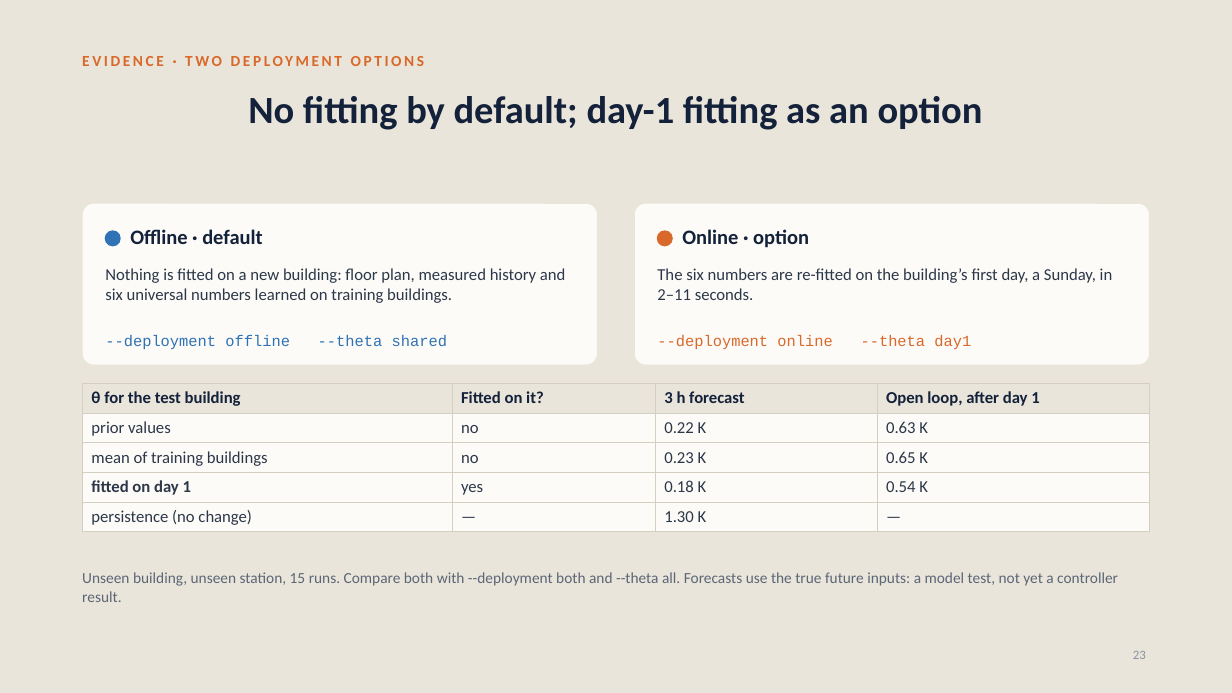
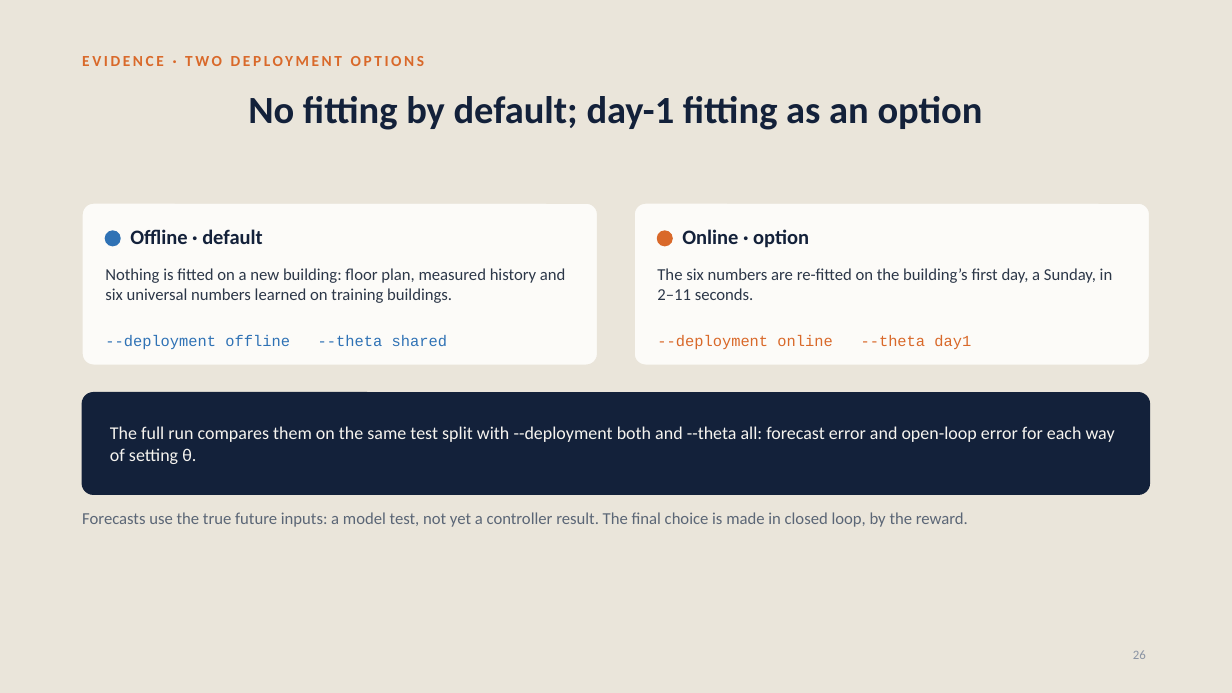
Before and after one commit to srivathsanb14/working-code, a slide deck: slide 26 of docs/One_Controller_for_Every_Building.pptx (slide 23 before the commit). Drawn at 1232x693 pixels with LibreOffice and Linux fonts; fonts in the diff are those of the drawing. Boxes give left, top, right and bottom in pixels: in the first picture for what was removed or moved away, otherwise in the second. Text is boxed around its words. In the diff, an @@ line names an element or a change of style, - is before the commit and + after.

```diff
--- a/docs/One_Controller_for_Every_Building.pptx
+++ b/docs/One_Controller_for_Every_Building.pptx
@@ table removed at (82,384,1150,529), 5 rows, 4 columns @@
-θ for the test building | Fitted on it? | 3 h forecast | Open loop, after day 1
-prior values | no | 0.22 K | 0.63 K
-mean of training buildings | no | 0.23 K | 0.65 K
-fitted on day 1 | yes | 0.18 K | 0.54 K
-persistence (no change) | — | 1.30 K | —
@@ rounded rectangle added at (82,393,1150,494), fill #13213A, outline #13213A 1 pt @@
@@ text added at (110,426,1115,464), 14 pt, text #F6F4EF @@
+The full run compares them on the same test split with --deployment both and --theta all: forecast error and open-loop error for each way of setting θ.
@@ text at (82,512,968,527): text changed; size 12 to 13 pt @@
-Unseen building, unseen station, 15 runs. Compare both with --deployment both and --theta all. Forecasts use the true future inputs: a model test, not yet a controller result.
+Forecasts use the true future inputs: a model test, not yet a controller result. The final choice is made in closed loop, by the reward.
@@ page number at (1133,650,1146,659): text changed @@
-23
+26
```
Also in this commit, not shown: 2 other slides changed, 4 slides added, 1 slide removed, 55 other files.
